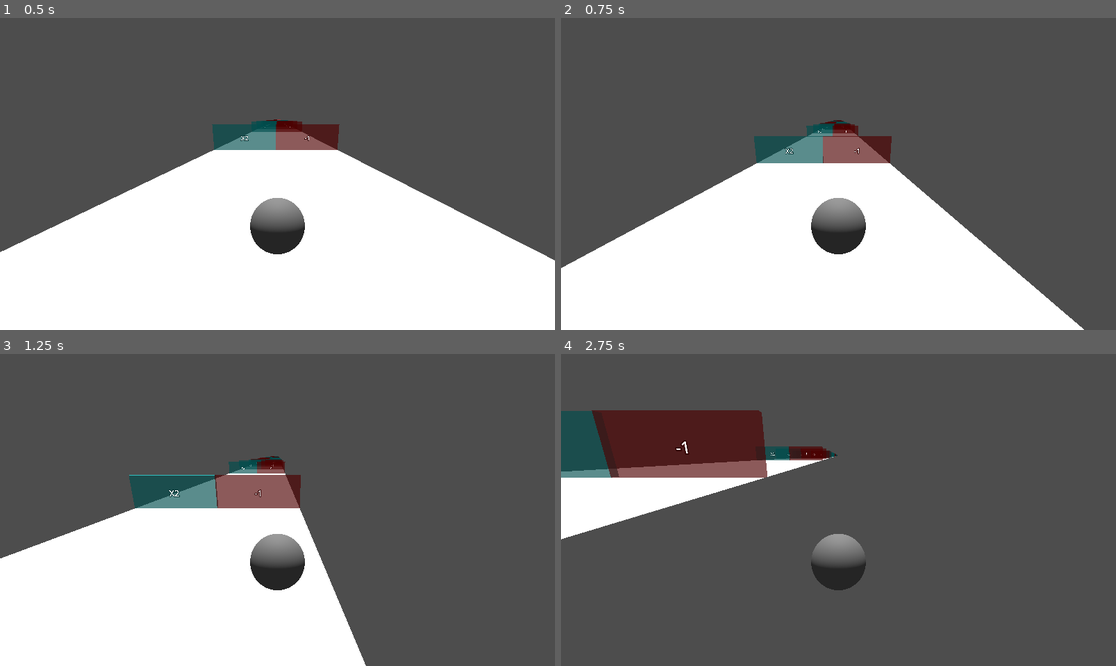
Above: before the commit, frames 1-4 (two rows, left to right).
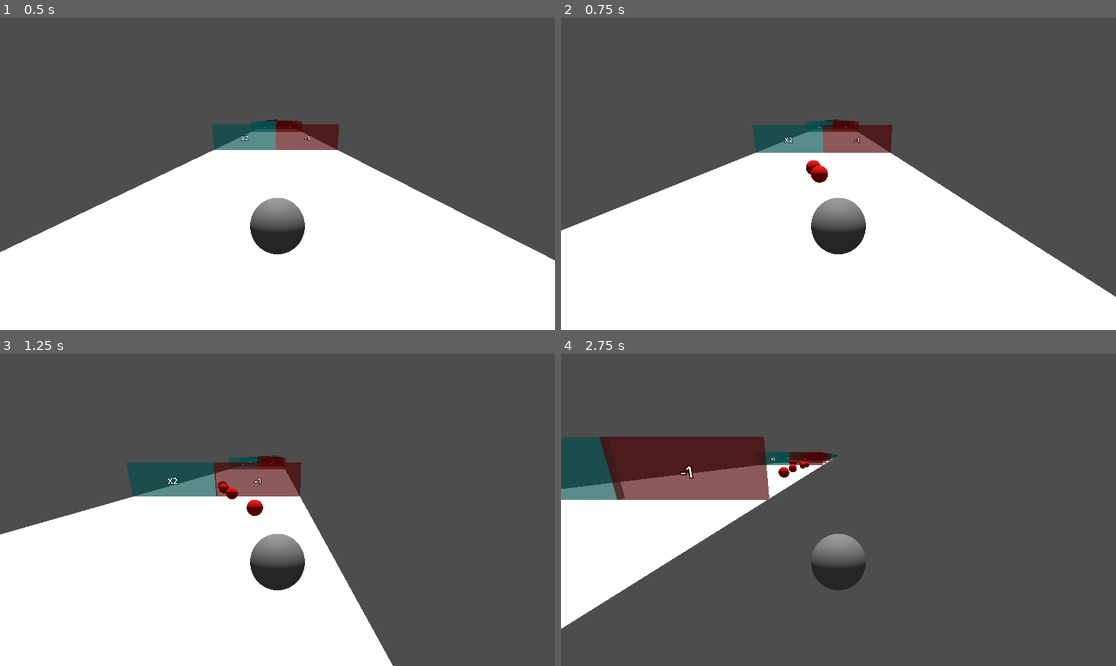
Above: after the commit, the same moments.

Repository: mintyZer0/MobileGame
Game: Godot game, scene res://Scenes/prototype.tscn
Two runs of this game, one before a commit and one after it. Both use one fixed random seed, a clock stepped at 60 frames per second and the inputs below. Before the commit the project has no main scene; this scene is started directly in both runs.
Inputs:
- Up to frame 1 (0.5 s): no input
- Up to frame 2 (0.75 s): tap Enter (ui_accept) at 0.5, 0.6 s; hold Right (ui_right) from 0.53 s (still down)
- Up to frame 3 (1.25 s): keep holding Right (ui_right); tap Enter (ui_accept) at 0.77, 1.07 s
- Up to frame 4 (2.75 s): release Right (ui_right) at 1.28 s; hold Down (ui_down) 1.28-2.03 s; tap Enter (ui_accept) at 1.35, 1.52, 1.82, 2.1 s; hold Right (ui_right) from 2.03 s (still down)

Frame 1 is identical in both runs. In frame 2, 9.2% of the frame differs, in the area x 0-100%, y 32-100%; in frame 3, 5.9%; in frame 4, 14%, in the area x 0-50%, y 18-88%.

Commit message:
Added projectile shooting function

Diff:
--- a/Characters/player.tscn
+++ b/Characters/player.tscn
@@ -14,3 +14,6 @@
 
 [node name="Model" type="MeshInstance3D" parent="."]
 mesh = SubResource("SphereMesh_d5be1")
+
+[node name="Marker3D" type="Marker3D" parent="."]
+transform = Transform3D(1, 0, 0, 0, 0.146169, 0.98926, 0, -0.98926, 0.146169, -0.00835598, 0, -2.28249)
--- /dev/null
+++ b/Scenes/fireball.tscn
@@ -0,0 +1,24 @@
+[gd_scene load_steps=5 format=3 uid="uid://brje5k2j4cpbs"]
+
+[ext_resource type="Script" path="res://Scripts/fireball.gd" id="1_wl51g"]
+
+[sub_resource type="StandardMaterial3D" id="StandardMaterial3D_ynfu2"]
+albedo_color = Color(1, 0, 0, 1)
+
+[sub_resource type="SphereMesh" id="SphereMesh_rywke"]
+material = SubResource("StandardMaterial3D_ynfu2")
+
+[sub_resource type="SphereShape3D" id="SphereShape3D_dk87g"]
+
+[node name="Fireball" type="Area3D"]
+script = ExtResource("1_wl51g")
+
+[node name="MeshInstance3D" type="MeshInstance3D" parent="."]
+transform = Transform3D(0.605, 0, 0, 0, 0.605, 0, 0, 0, 0.605, 0, 0, 0)
+mesh = SubResource("SphereMesh_rywke")
+
+[node name="CollisionShape3D" type="CollisionShape3D" parent="."]
+transform = Transform3D(0.61, 0, 0, 0, 0.61, 0, 0, 0, 0.61, 0, 0, 0)
+shape = SubResource("SphereShape3D_dk87g")
+
+[connection signal="body_entered" from="." to="." method="_on_body_entered"]
--- /dev/null
+++ b/Scripts/fireball.gd
@@ -0,0 +1,19 @@
+extends Area3D
+
+@export var speed = 10
+@export var damage = 200
+
+# Called when the node enters the scene tree for the first time.
+func _ready() -> void:
+	add_to_group("player")
+	pass
+
+
+# Called every frame. 'delta' is the elapsed time since the previous frame.
+func _process(delta: float) -> void:
+	var dir = get_tree().get_first_node_in_group("player").global_transform.basis.z.normalized()
+	global_position += dir * speed * delta
+
+
+func _on_body_entered(body: Node3D) -> void:
+	queue_free()
--- a/Scripts/player.gd
+++ b/Scripts/player.gd
@@ -3,16 +3,26 @@
 
 const SPEED = 5.0
 const JUMP_VELOCITY = 4.5
+#Fireball Instance
+const FIREBALL = preload("res://Scenes/fireball.tscn")
 
+#Fireball marker
+@onready var marker_3d = $Marker3D
+
+@onready var player = $"."
 
 func _physics_process(delta: float) -> void:
+
 	# Add the gravity.
 	if not is_on_floor():
 		velocity += get_gravity() * delta
 
+	if Input.is_action_just_pressed("ui_accept"):
+		_shoot_fireball()
 	# Handle jump.
-	if Input.is_action_just_pressed("ui_accept") and is_on_floor():
-		velocity.y = JUMP_VELOCITY
+	#if Input.is_action_just_pressed("ui_accept") and is_on_floor():
+		#velocity.y = JUMP_VELOCITY
+
 
 	# Get the input direction and handle the movement/deceleration.
 	# As good practice, you should replace UI actions with custom gameplay actions.
@@ -26,3 +36,8 @@
 		velocity.z = move_toward(velocity.z, 0, SPEED)
 
 	move_and_slide()
+
+func _shoot_fireball():
+	var fireball_node = FIREBALL.instantiate()
+	get_parent().add_child(fireball_node)
+	fireball_node.global_position = marker_3d.global_position
--- a/project.godot
+++ b/project.godot
@@ -11,6 +11,7 @@
 [application]
 
 config/name="MobileGame"
+run/main_scene="res://Scenes/prototype.tscn"
 config/features=PackedStringArray("4.3", "Mobile")
 config/icon="res://icon.svg"
 
